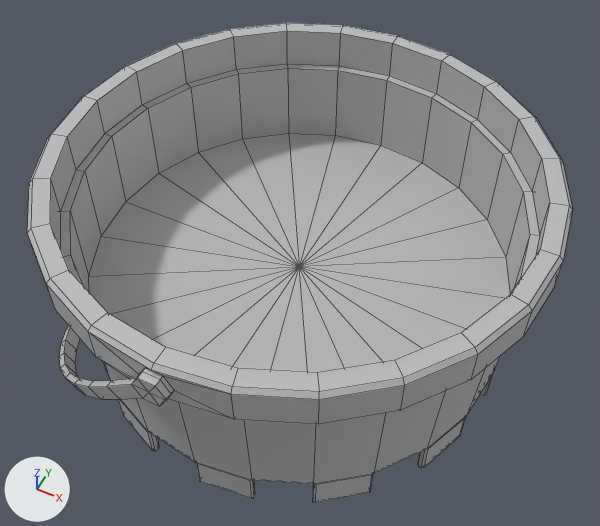
A saved change to the FBX model Assets/Models/Buckets/Circle Crenulation Bucket.fbx.
One viewpoint serves both versions: a camera (50 mm lens) standing at (0.0172, -0.0342, 0.0422) and looking at (0.0003, -0.0004, 0.0). The axes (+X, +Y, +Z) are drawn at lower left. The lights are the same throughout. Mesh edges are drawn as thin lines. Where no turn or scale is listed for an object, it has been applied to the vertices.

Objects in the first picture: 'Circle_Crenulation_Bucket'.
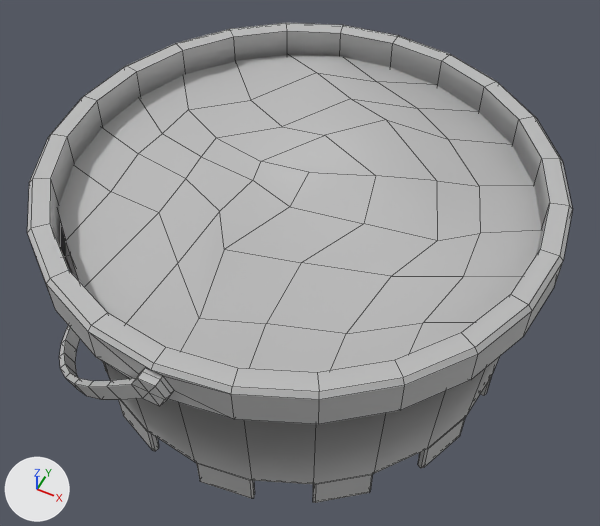
The newer file is also rescaled (x4.038) as a whole; pictures and numbers use the older file's frame.

What changed in the scene script:
```text
Change me_mesh:
    where me_mesh.from_pydata(...)  # 540 vertices, 606 faces; spans x -0.0164..0.0164, y -0.0169..0.0169, z -0.0081..0.0081
    used by ob_circle_crenulation_bucket; location = (0.0, 0.0, 0.0)
    me_mesh part 1: all 25 vertices in x -0.0145..0.0145, y -0.0145..0.0145, z -0.001 are moved by (0.0, 0.0, -0.0008)
    me_mesh part 2: edges marked sharp go from 818 to 708
Add me_mesh_1:
    me_mesh_1.from_pydata(...)  # 61 vertices, 48 faces; spans x -0.0153..0.0153, y -0.0153..0.0153, z -0.0009..0.0031
    me_mesh_1.materials.append(mat_lambert1)  # grey #bcbcbc
Add ob_sanddisk:
    ob_sanddisk = bpy.data.objects.new('SandDisk', me_mesh_1)
    ob_sanddisk.location = (0.0, 0.0, 0.00587)
```

Where the change shows, as pixel boxes (x1, y1, x2, y2) in the pictures (600 x 526 px; the box of a moved part takes in the faces that stretch with it):
'SandDisk', added
    after: (59, 55, 542, 373)
part 1 of me_mesh, moved or reshaped (not visible afterwards)
    before: (70, 68, 530, 373)
part 2 of me_mesh, shading changed
    both: (27, 23, 573, 503)
